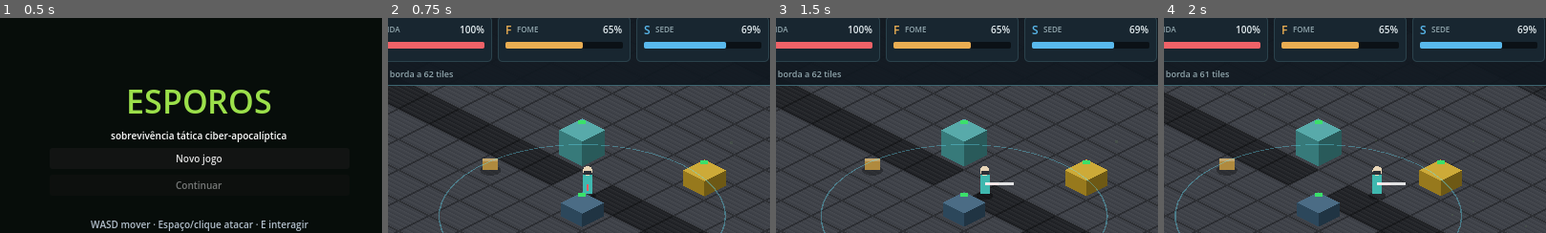
Above: before the commit, frames 1-4 (left to right).
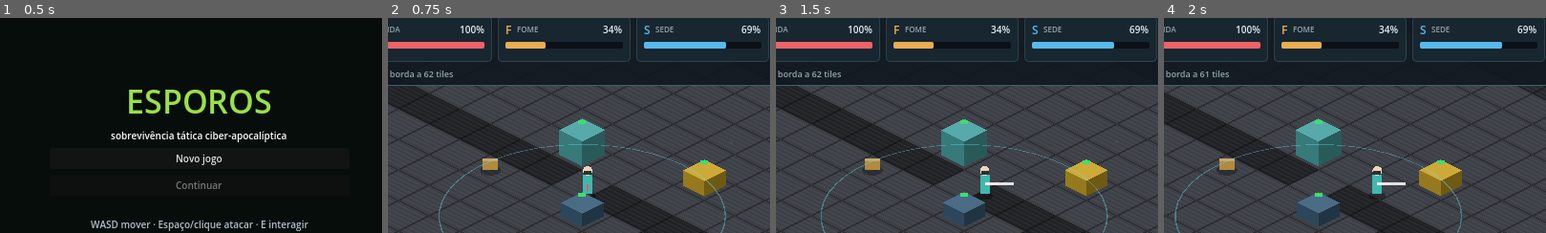
Above: after the commit, the same moments.

Repository: Wesley-LeoL/Esporos
Game: Godot game, scene res://scenes/main.tscn
The game is run twice, just before and just after one commit, with the same random seed, the same clock (stepped at 60 frames per second) and the same inputs.
Inputs (mouse positions are % of the whole screen's width and height, from its top left):
- Up to frame 1 (0.5 s): no input
- Up to frame 2 (0.75 s): click "Novo jogo" at 0.5 s
- Up to frame 3 (1.5 s): tap Enter at 1.25 s; move the mouse to (72, 45) at 1.27 s; hold D (move_right) from 1.28 s (still down); hold Space (attack) from 1.28 s (still down); click (72, 45) at 1.42 s
- Up to frame 4 (2 s): keep holding D (move_right); keep holding Space (attack)
The pictures show only the part of the screen within x 24-74%, y 9-59%; the shares and areas given below are measured in that part.

Frame 1 is identical in both runs. In frame 2, 0.4% of the frame differs, in the area x 41-60%, y 3-15%; in frame 3, 0.4%; in frame 4, 0.4%.

Commit message:
Display hunger as rising need rather than food reserve

Diff:
--- a/scripts/ui/hud.gd
+++ b/scripts/ui/hud.gd
@@ -298,7 +298,7 @@
 	name_label.text = "%s  ·  %s" % [d.nome, _fmt_time(d.time_alive)]
 	_set_bar("pathogen", d.pathogen)
 	_set_bar("blood", d.blood)
-	_set_bar("hunger", d.calories / SurvivorData.MAX_CAL * 100.0)
+	_set_bar("hunger", 100.0 - d.calories / SurvivorData.MAX_CAL * 100.0)
 	_set_bar("thirst", d.water)
 
 	var spore := Game.world.spore_at(p.position)
